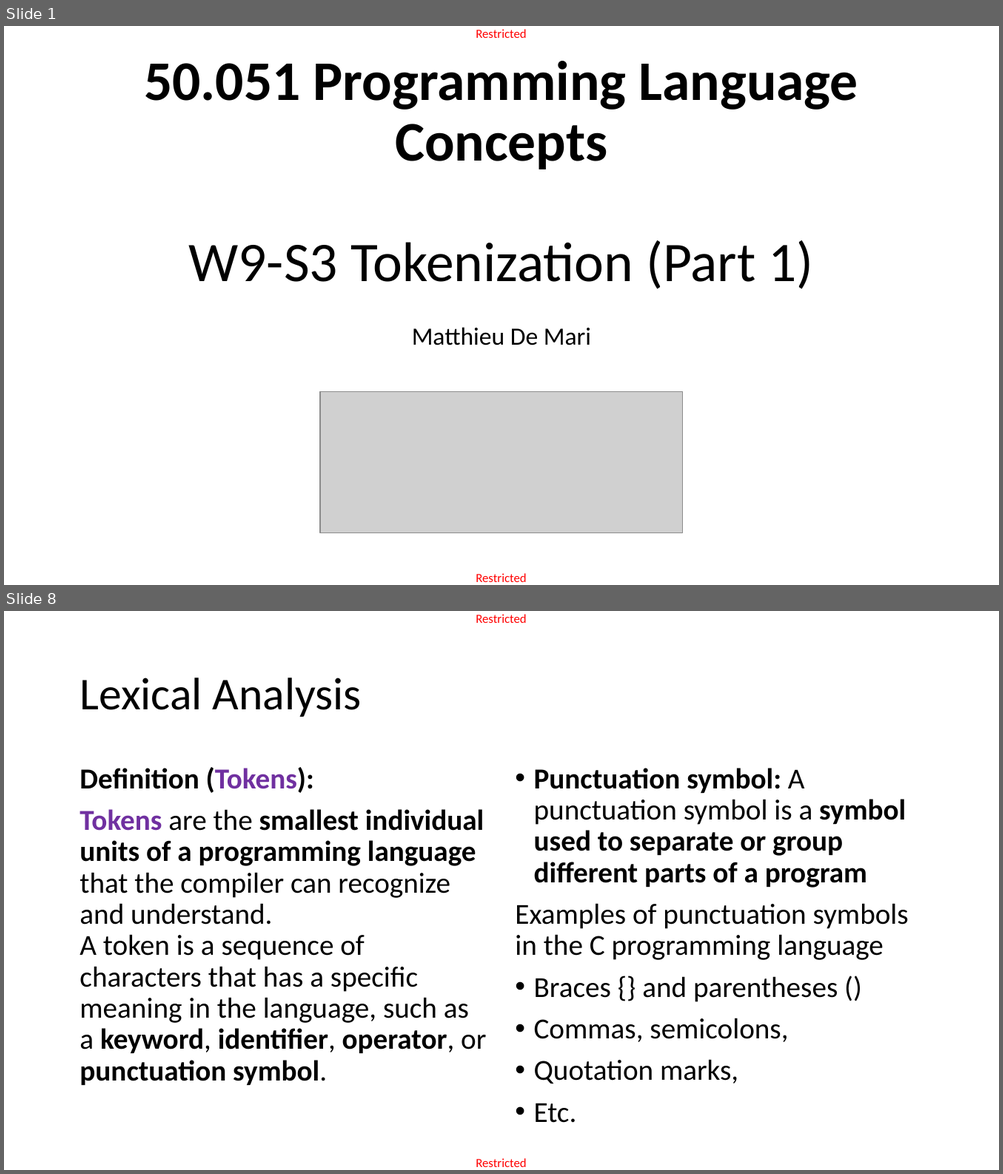
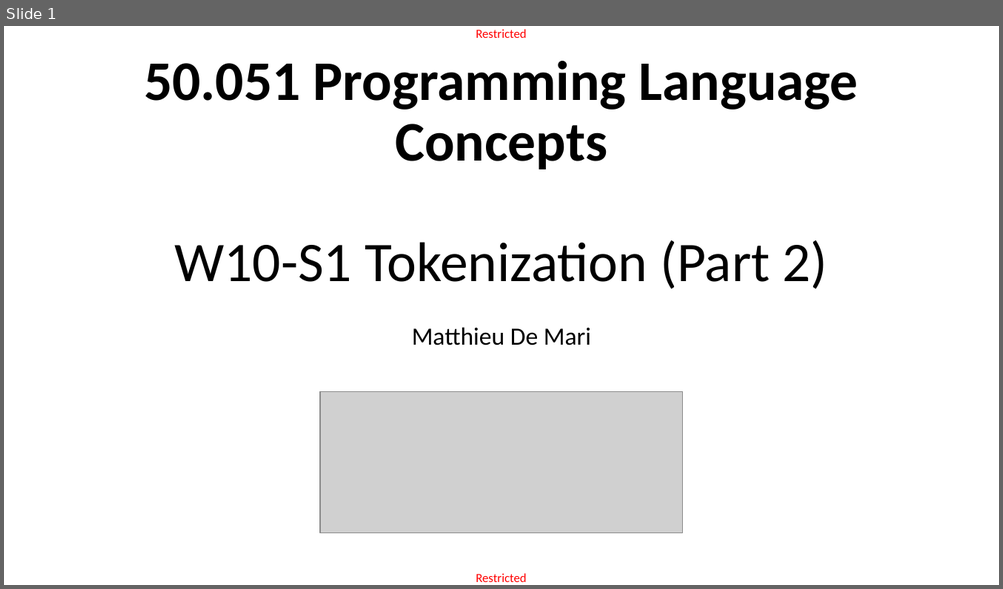
Before and after one commit to matthieudemari/SUTD_PLC_50_051, a slide deck: W10/W10S1/W10S1.pptx. Shown one above the other, each under a label of ours: slides 1 and 8 before the commit, slide 1 after it; the slides between them are not shown. The pictures are 1003x1174 and 1003x589 pixels, drawn with LibreOffice and Linux fonts; fonts in the diff are those of the drawing; grey boxes stand for pictures. Boxes give left, top, right and bottom in pixels: in the first picture for what was removed or moved away, otherwise in the second. Text is boxed around its words. In the diff, an @@ line names an element or a change of style, - is before the commit and + after.

Commit message:
Continued working on Tokenization for W10S1.

```diff
--- a/W10/W10S1/W10S1.pptx
+++ b/W10/W10S1/W10S1.pptx
@@ slide 8 removed at (4,611,999,1170), background #FFFFFF; not listed: 2 template elements that a slide beside it also shows @@
@@ title removed at (79,678,361,717) @@
-Lexical Analysis
@@ text removed at (79,767,486,1085) @@
-Definition (Tokens):
-Tokens are the smallest individual units of a programming language that the compiler can recognize and understand.
-A token is a sequence of characters that has a specific meaning in the language, such as a keyword, identifier, operator, or punctuation symbol.
@@ text removed at (515,768,908,1123) @@
-• Punctuation symbol: A punctuation symbol is a symbol used to separate or group different parts of a program
-Examples of punctuation symbols in the C programming language
-• Braces {} and parentheses ()
-• Commas, semicolons,
-• Quotation marks,
-• Etc.
@@ slide 1 changed as well @@
@@ title at (144,61,858,289): text changed @@
-50.051 Programming Language Concepts
-W9-S3 Tokenization (Part 1)
+50.051 Programming Language Concepts
+W10-S1 Tokenization (Part 2)
```
Also in this commit, not shown: 4 slides added, 46 other slides removed, 4 other files.
